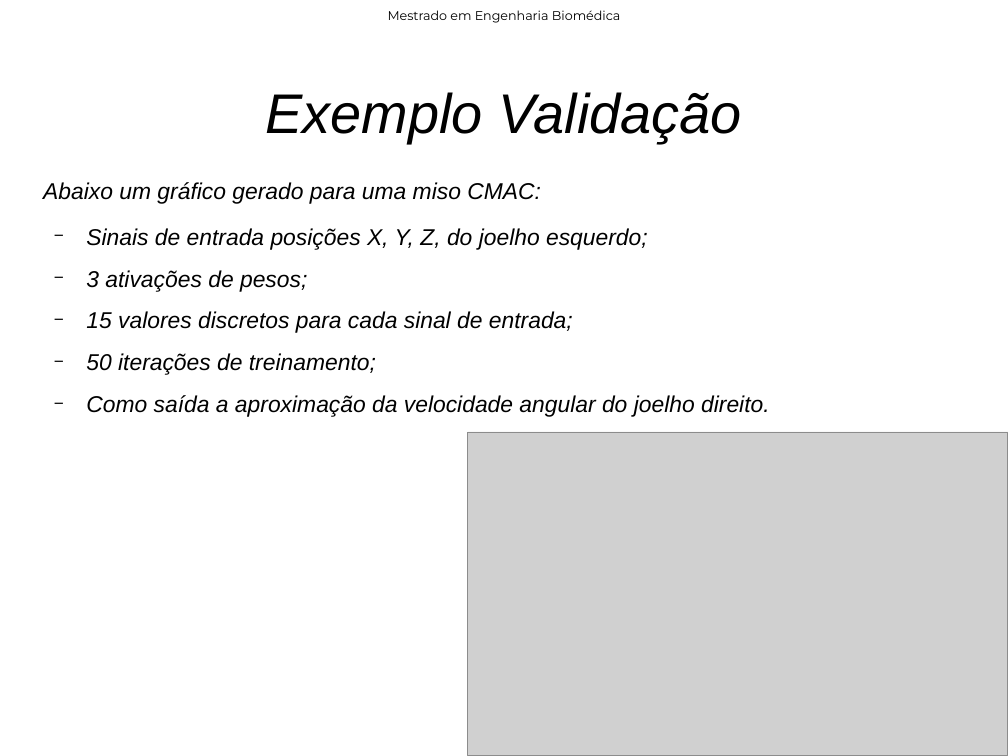
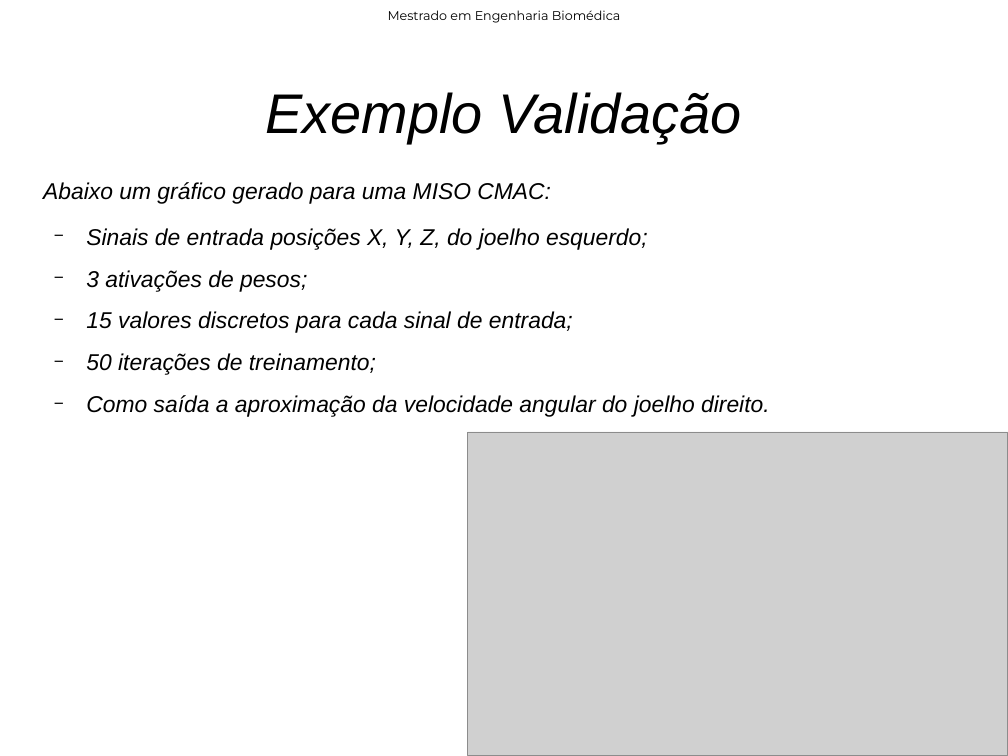
Before and after one commit to rob-nn/dissertation, a slide deck: slide 41 of qualify/qualify.odp (slide 38 before the commit). Drawn at 1008x756 pixels with LibreOffice and Linux fonts; fonts in the diff are those of the drawing; grey boxes stand for pictures; background and template pictures are left out. Boxes give left, top, right and bottom in pixels: in the first picture for what was removed or moved away, otherwise in the second. Text is boxed around its words. In the diff, an @@ line names an element or a change of style, - is before the commit and + after.

```diff
--- a/qualify/qualify.odp
+++ b/qualify/qualify.odp
@@ text at (43, 182, 551, 204): text changed @@
-Abaixo um gráfico gerado para uma miso CMAC:
+Abaixo um gráfico gerado para uma MISO CMAC:
```
Also in this commit, not shown: 18 other slides changed, 6 slides added, 18 other files.
